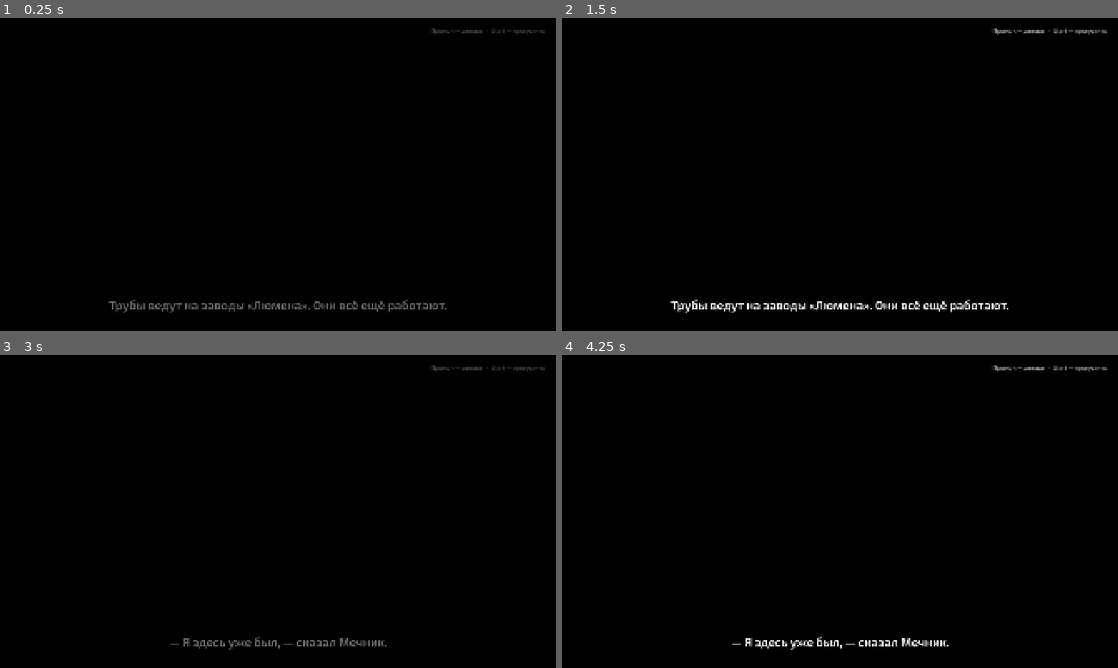
Above: before the commit, frames 1-4 (two rows, left to right).
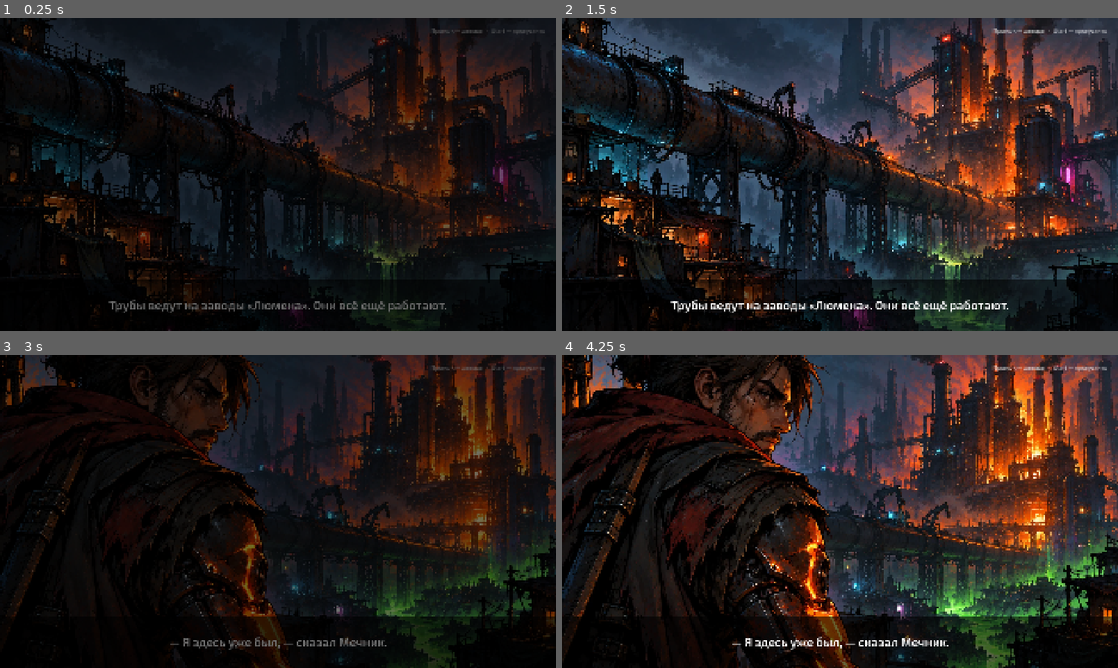
Above: after the commit, the same moments.

Repository: wrcabeludo-rgb/001
Game: Godot game, scene res://scenes/world1_ending.tscn
Same seed, same stepped clock (60 frames per second), same inputs: the game is played once before the commit and once after it. This scene is started directly instead of the project's main scene.
Inputs (mouse positions are in pixels of both pictures, inside the frame that each line leads up to):
- Up to frame 1 (0.25 s): no input
- Up to frame 2 (1.5 s): tap Enter (ui_accept) at 0.5, 0.77 s; move the mouse to (962, 158) at 0.52 s; hold D 0.53-1.25 s; tap K at 0.6 s; click (962, 158) at 0.67 s; drag from (728, 190) to (812, 237) at 1.27 s
- Up to frame 3 (3 s): move the mouse to (333, 442) at 2.02 s; hold A 2.03-2.75 s; tap J at 2.1 s; drag from (250, 574) to (111, 464) at 2.77 s
- Up to frame 4 (4.25 s): move the mouse to (1006, 558) at 3.52 s; hold D from 3.53 s (still down); tap I at 3.6 s; tap Enter (ui_accept) at 3.77 s

The runs differ from the first frame. In frame 1, 38% of the frame differs, in the area x 0-100%, y 0-100%; in frame 2, 70%; in frame 3, 39%; in frame 4, 66%.

Commit message:
Art: trader's stall in the shop, ammo and scrap pickups, world 1 ending comic
- The shop shows the trader's stall over the night slums.
- Ammo and scrap drops use their pictures; a stash of 10 scrap looks bigger.
- The world 1 ending comic has both panels (slow zoom in, then out).
- sprites.py: a hole size threshold clears big white gaps inside a picture
  but keeps small bright spots such as lamp glare.
- All world 1 art from ART_WORLD1.md is now in the game.

Co-Authored-By: Claude Opus 5.5 <noreply@anthropic.com>
Claude-Session: https://claude.ai/code/session_01DbbAxgCR2CT7iqKnVBrHPT

Diff:
--- a/coop-platformer/game/scripts/pickups/pickup.gd
+++ b/coop-platformer/game/scripts/pickups/pickup.gd
@@ -14,6 +14,13 @@
 	Kind.AMMO: [Color(0.3, 0.9, 1.0), "П"],
 	Kind.SCRAP: [Color(0.7, 0.7, 0.75), "Л"],
 	Kind.POWER: [Color.WHITE, "?"],
+}
+
+## Pictures for the kinds that have one (power-ups keep their coloured box).
+const ART := {
+	Kind.HEALTH: "res://assets/art/props/pickup_health.png",
+	Kind.AMMO: "res://assets/art/props/pickup_ammo.png",
+	Kind.SCRAP: "res://assets/art/props/pickup_scrap.png",
 }
 
 var kind: Kind = Kind.SCRAP
@@ -54,11 +61,12 @@
 	box.color = LOOKS[kind][0] if kind != Kind.POWER else Player.POWER_COLORS.get(power, Color.WHITE)
 	box.mouse_filter = Control.MOUSE_FILTER_IGNORE
 	add_child(box)
-	var art := "res://assets/art/props/pickup_health.png"
-	if kind == Kind.HEALTH and ResourceLoader.exists(art):
+	var art: String = ART.get(kind, "")
+	if art != "" and ResourceLoader.exists(art):
 		var picture := Sprite2D.new()
 		picture.texture = load(art)
-		picture.scale = Vector2(0.5, 0.5)
+		# A big stash of scrap looks bigger.
+		picture.scale = Vector2.ONE * (0.7 if kind == Kind.SCRAP and amount >= 10 else 0.5)
 		picture.position = Vector2(0, -6)
 		add_child(picture)
 		box.visible = false
--- a/coop-platformer/game/scripts/ui/shop.gd
+++ b/coop-platformer/game/scripts/ui/shop.gd
@@ -4,6 +4,11 @@
 ## each hero pays from their own wallet. In co-op players take turns.
 
 const TITLE_FONT := preload("res://assets/fonts/RussoOne-Regular.ttf")
+const BACKGROUNDS := [
+	preload("res://assets/art/backgrounds/sky_world1_1.png"),
+	preload("res://assets/art/backgrounds/bg_mid_world1_01.png"),
+]
+const TRADER := preload("res://assets/art/props/trader.png")
 const LINES := [
 	"Лом — вот настоящая валюта. Неон его не заменит.",
 	"Всё рабочее. Ну, почти всё.",
@@ -19,11 +24,23 @@
 
 
 func _ready() -> void:
-	add_child(Harm.box(Vector2.ZERO, Vector2(1920, 1080), Color(0.06, 0.06, 0.09)))
-	add_child(Harm.box(Vector2(0, 760), Vector2(1920, 320), Color(0.1, 0.09, 0.12)))
-	# The trader (placeholder until the art arrives).
-	add_child(Harm.box(Vector2(1460, 420), Vector2(220, 340), Color(0.42, 0.36, 0.3)))
-	add_child(Harm.box(Vector2(1380, 640), Vector2(380, 120), Color(0.3, 0.24, 0.2)))
+	# The slums at night behind, the trader's stall on the right, the goods on a dark panel.
+	for picture in BACKGROUNDS:
+		var backdrop := TextureRect.new()
+		backdrop.texture = picture
+		backdrop.expand_mode = TextureRect.EXPAND_IGNORE_SIZE
+		backdrop.stretch_mode = TextureRect.STRETCH_KEEP_ASPECT_COVERED
+		backdrop.size = Vector2(1920, 1080)
+		backdrop.modulate = Color(0.5, 0.47, 0.55)
+		add_child(backdrop)
+	add_child(Harm.box(Vector2(0, 900), Vector2(1920, 180), Color(0.05, 0.04, 0.06, 0.9)))
+	var stall := TextureRect.new()
+	stall.texture = TRADER
+	stall.expand_mode = TextureRect.EXPAND_IGNORE_SIZE
+	stall.size = TRADER.get_size() * 0.82
+	stall.position = Vector2(1900 - stall.size.x, 905 - stall.size.y)
+	add_child(stall)
+	add_child(Harm.box(Vector2(80, 40), Vector2(1020, 860), Color(0.04, 0.04, 0.06, 0.82)))
 	var title := Label.new()
 	title.text = "ЛАВКА СТАРЬЁВЩИКА"
 	title.position = Vector2(120, 60)
@@ -33,8 +50,8 @@
 	add_child(title)
 	var quote := Label.new()
 	quote.text = "«%s»" % LINES.pick_random()
-	quote.position = Vector2(1180, 330)
-	quote.size = Vector2(700, 80)
+	quote.position = Vector2(1140, 250)
+	quote.size = Vector2(740, 80)
 	quote.autowrap_mode = TextServer.AUTOWRAP_WORD_SMART
 	quote.horizontal_alignment = HORIZONTAL_ALIGNMENT_CENTER
 	quote.add_theme_font_size_override("font_size", 26)
--- a/coop-platformer/game/scripts/ui/world1_ending.gd
+++ b/coop-platformer/game/scripts/ui/world1_ending.gd
@@ -9,7 +9,7 @@
 	next_scene = "res://scenes/title.tscn"
 	panels = [
 		{"image": _art(1), "caption": "Трубы ведут на заводы «Люмена». Они всё ещё работают.", "zoom": "in"},
-		{"image": _art(2), "caption": "— Я здесь уже был, — сказал Мечник."},
+		{"image": _art(2), "caption": "— Я здесь уже был, — сказал Мечник.", "zoom": "out"},
 		{"image": null, "caption": "Конец первого мира. Продолжение следует."},
 	]
 
--- a/coop-platformer/game/tests/title_shot.gd
+++ b/coop-platformer/game/tests/title_shot.gd
@@ -1,11 +1,14 @@
 extends Node
-## Not a test: renders the title screen into a PNG (needs xvfb-run).
+## Not a test: renders a menu screen into a PNG (needs xvfb-run).
+## Arguments: the PNG path, then optionally the scene name (title by default).
 
 func _ready() -> void:
-	var title: Control = load("res://scenes/title.tscn").instantiate()
+	var args := OS.get_cmdline_user_args()
+	var scene := args[1] if args.size() > 1 else "title"
+	var title: Node = load("res://scenes/%s.tscn" % scene).instantiate()
 	add_child(title)
 	for i in 90:
 		await get_tree().process_frame
 	await RenderingServer.frame_post_draw
-	get_viewport().get_texture().get_image().save_png(OS.get_cmdline_user_args()[0])
+	get_viewport().get_texture().get_image().save_png(args[0])
 	get_tree().quit()
Binary file added: coop-platformer/game/assets/art/comics/world1_end_01.png
Not shown, added: coop-platformer/game/assets/art/comics/world1_end_01.png.import
Binary file added: coop-platformer/game/assets/art/comics/world1_end_02.png
Not shown, added: coop-platformer/game/assets/art/comics/world1_end_02.png.import
Binary file added: coop-platformer/game/assets/art/props/pickup_ammo.png
Not shown, added: coop-platformer/game/assets/art/props/pickup_ammo.png.import
Binary file added: coop-platformer/game/assets/art/props/pickup_scrap.png
Not shown, added: coop-platformer/game/assets/art/props/pickup_scrap.png.import
Binary file added: coop-platformer/game/assets/art/props/trader.png
Not shown, added: coop-platformer/game/assets/art/props/trader.png.import
Not shown, changed: coop-platformer/ART_WORLD1.md
Not shown, added: coop-platformer/art_source/props/npc_trader_original.png
(and 3 more such lines)
